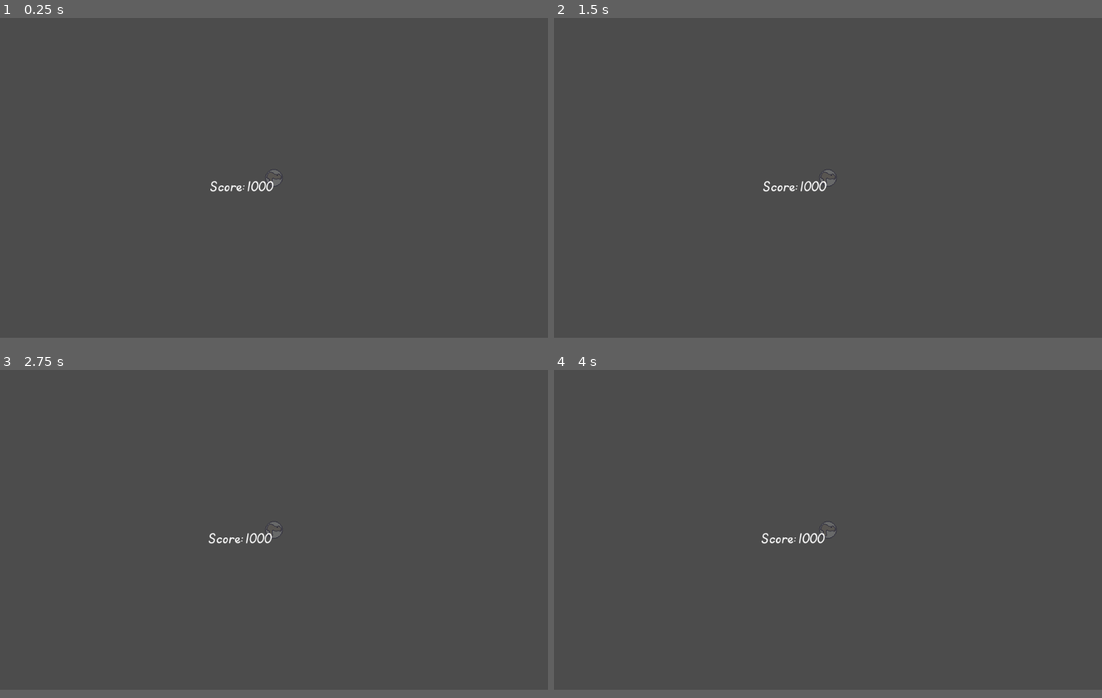
Above: before the commit, frames 1-4 (two rows, left to right).
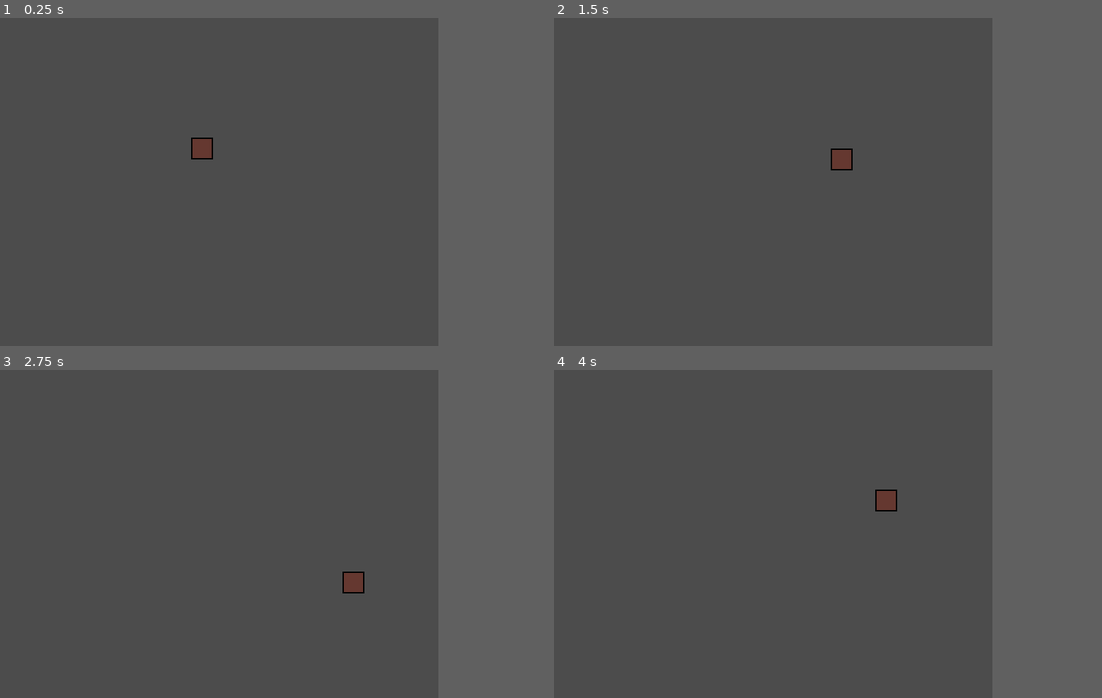
Above: after the commit, the same moments.

Repository: robbertstevens/gameoff2020
Game: Godot game, scene res://world.tscn
Two runs of this game, one before a commit and one after it. Both use one fixed random seed, a clock stepped at 60 frames per second and the inputs below.
Inputs:
- Up to frame 1 (0.25 s): no input
- Up to frame 2 (1.5 s): tap Enter (ui_accept, bound only before the commit) at 0.5, 0.6, 0.77, 1.07, 1.35 s; hold D (ui_right, bound only after the commit) 0.53-1.28 s; hold S (ui_down, bound only after the commit) from 1.28 s (still down)
- Up to frame 3 (2.75 s): tap Enter (ui_accept, bound only before the commit) at 1.52, 1.82, 2.1 s; release S (ui_down, bound only after the commit) at 2.03 s; hold D (ui_right, bound only after the commit) from 2.03 s (still down)
- Up to frame 4 (4 s): release D (ui_right, bound only after the commit) at 2.78 s; hold W (ui_up, bound only after the commit) 2.78-3.53 s; tap Enter (ui_accept, bound only before the commit) at 2.85, 3.02, 3.32, 3.6, 3.77 s; hold A (ui_left, bound only after the commit) from 3.53 s (still down)
In our replay, the window is 800x468 before the commit and 640x480 after it. These sizes can differ from the game's own. Grey fills any space a smaller window leaves; there, only what the larger window draws over its background counts as a difference.

The runs differ from the first frame. In frame 1, 0.5% of the frame differs, in the area x 34-52%, y 36-53%; in frame 2, 0.5%, in the area x 38-55%, y 39-53%; in frame 3, 0.5%; in frame 4, 0.5%.

Commit message:
Redo the whole project

Diff:
--- /dev/null
+++ b/Entities/Player.gd
@@ -0,0 +1,24 @@
+extends KinematicBody2D
+
+const MAX_SPEED: int = 80;
+const ACCELERATION: int = 500
+const FRICTION: int = 500;
+
+var velocity: Vector2 = Vector2.ZERO;
+
+func _physics_process(delta):
+	var axis = get_input_axis()
+
+	if axis != Vector2.ZERO:
+		velocity = velocity.move_toward(axis * MAX_SPEED, ACCELERATION * delta)
+	else:
+		velocity = velocity.move_toward(Vector2.ZERO, FRICTION * delta)
+
+	velocity = move_and_slide(velocity)
+
+
+func get_input_axis() -> Vector2:
+	var axis = Vector2.ZERO
+	axis.x = Input.get_action_strength("ui_right") - Input.get_action_strength("ui_left")
+	axis.y = Input.get_action_strength("ui_down") - Input.get_action_strength("ui_up")
+	return axis.normalized()
--- /dev/null
+++ b/Entities/Player.tscn
@@ -0,0 +1,16 @@
+[gd_scene load_steps=4 format=2]
+
+[ext_resource path="res://Assets/character.png" type="Texture" id=1]
+[ext_resource path="res://Entities/Player.gd" type="Script" id=2]
+
+[sub_resource type="CircleShape2D" id=1]
+radius = 8.0
+
+[node name="Player" type="KinematicBody2D"]
+script = ExtResource( 2 )
+
+[node name="Sprite" type="Sprite" parent="."]
+texture = ExtResource( 1 )
+
+[node name="CollisionShape2D" type="CollisionShape2D" parent="."]
+shape = SubResource( 1 )
--- a/black_hole/black_hole.gd
+++ /dev/null
@@ -1,16 +0,0 @@
-extends Node2D
-
-# Declare member variables here. Examples:
-# var a = 2
-# var b = "text"
-
-
-# Called when the node enters the scene tree for the first time.
-func _ready():
-
-	pass # Replace with function body.
-
-
-# Called every frame. 'delta' is the elapsed time since the previous frame.
-#func _process(delta):
-#	pass
--- a/black_hole/black_hole.tscn
+++ /dev/null
@@ -1,15 +0,0 @@
-[gd_scene load_steps=3 format=2]
-
-[ext_resource path="res://black_hole/black_hole.png" type="Texture" id=1]
-[ext_resource path="res://black_hole/black_hole.gd" type="Script" id=2]
-
-[node name="black_hole" type="StaticBody2D"]
-script = ExtResource( 2 )
-
-[node name="CollisionPolygon2D" type="CollisionPolygon2D" parent="."]
-scale = Vector2( 1.68921, 1.72049 )
-build_mode = 1
-polygon = PoolVector2Array( -3.50867, -1.06658, -1.16293, -3.41921, 1.14498, -3.40682, 3.52856, -1.06658, 3.51595, 1.14983, 1.15759, 3.45293, -1.2386, 3.44054, -3.55912, 1.07554 )
-
-[node name="black_hole" type="Sprite" parent="."]
-texture = ExtResource( 1 )
--- a/moon/moon.gd
+++ /dev/null
@@ -1,42 +0,0 @@
-extends KinematicBody2D
-
-onready var ray = $RayCast2D
-
-
-var direction = Vector2()
-var speed = 0
-
-var charging = true
-var charge_power = 0
-var max_power = 10
-
-func _process(delta):
-	speed -= delta
-
-	speed = max(speed, 0)
-
-	if speed > 0:
-		charging = false
-	else:
-		charging = true
-
-func _physics_process(delta):
-	var collider = move_and_collide(direction * speed * delta)
-
-	if collider:
-		direction = direction.bounce(collider.normal)
-
-
-func _input(event):
-	if event.is_action("ui_accept") and charging:
-		charge_power += 1
-		charge_power = min(charge_power, max_power)
-
-		print(charge_power)
-
-	if event.is_action_released("ui_accept"):
-		speed = charge_power
-		direction = Vector2.RIGHT * speed
-		charge_power = 0
-		print(speed)
-		print(direction)
--- a/moon/moon.tscn
+++ /dev/null
@@ -1,21 +0,0 @@
-[gd_scene load_steps=4 format=2]
-
-[ext_resource path="res://moon/moon.png" type="Texture" id=1]
-[ext_resource path="res://moon/moon.gd" type="Script" id=2]
-
-[sub_resource type="CircleShape2D" id=1]
-radius = 13.8517
-
-[node name="Moon" type="KinematicBody2D"]
-script = ExtResource( 2 )
-
-[node name="moon" type="Sprite" parent="."]
-texture = ExtResource( 1 )
-
-[node name="CollisionShape2D" type="CollisionShape2D" parent="."]
-shape = SubResource( 1 )
-
-[node name="Camera2D" type="Camera2D" parent="."]
-current = true
-
-[node name="RayCast2D" type="RayCast2D" parent="."]
--- a/project.godot
+++ b/project.godot
@@ -18,6 +18,94 @@
 config/name="gameoff2020"
 run/main_scene="res://world.tscn"
 
+[display]
+
+window/size/width=320
+window/size/height=240
+window/size/test_width=1280
+window/size/test_height=960
+window/stretch/mode="2d"
+window/stretch/aspect="expand"
+
+[input]
+
+ui_accept={
+"deadzone": 0.5,
+"events": [  ]
+}
+ui_select={
+"deadzone": 0.5,
+"events": [  ]
+}
+ui_cancel={
+"deadzone": 0.5,
+"events": [  ]
+}
+ui_focus_next={
+"deadzone": 0.5,
+"events": [  ]
+}
+ui_focus_prev={
+"deadzone": 0.5,
+"events": [  ]
+}
+ui_left={
+"deadzone": 0.5,
+"events": [ Object(InputEventKey,"resource_local_to_scene":false,"resource_name":"","device":0,"alt":false,"shift":false,"control":false,"meta":false,"command":false,"pressed":false,"scancode":65,"unicode":0,"echo":false,"script":null)
+ ]
+}
+ui_right={
+"deadzone": 0.5,
+"events": [ Object(InputEventKey,"resource_local_to_scene":false,"resource_name":"","device":0,"alt":false,"shift":false,"control":false,"meta":false,"command":false,"pressed":false,"scancode":68,"unicode":0,"echo":false,"script":null)
+ ]
+}
+ui_up={
+"deadzone": 0.5,
+"events": [ Object(InputEventKey,"resource_local_to_scene":false,"resource_name":"","device":0,"alt":false,"shift":false,"control":false,"meta":false,"command":false,"pressed":false,"scancode":87,"unicode":0,"echo":false,"script":null)
+ ]
+}
+ui_down={
+"deadzone": 0.5,
+"events": [ Object(InputEventKey,"resource_local_to_scene":false,"resource_name":"","device":0,"alt":false,"shift":false,"control":false,"meta":false,"command":false,"pressed":false,"scancode":83,"unicode":0,"echo":false,"script":null)
+ ]
+}
+ui_page_up={
+"deadzone": 0.5,
+"events": [  ]
+}
+ui_page_down={
+"deadzone": 0.5,
+"events": [  ]
+}
+ui_home={
+"deadzone": 0.5,
+"events": [  ]
+}
+ui_end={
+"deadzone": 0.5,
+"events": [  ]
+}
+ui_aim_right={
+"deadzone": 0.5,
+"events": [ Object(InputEventKey,"resource_local_to_scene":false,"resource_name":"","device":0,"alt":false,"shift":false,"control":false,"meta":false,"command":false,"pressed":false,"scancode":16777233,"unicode":0,"echo":false,"script":null)
+ ]
+}
+ui_aim_up={
+"deadzone": 0.5,
+"events": [ Object(InputEventKey,"resource_local_to_scene":false,"resource_name":"","device":0,"alt":false,"shift":false,"control":false,"meta":false,"command":false,"pressed":false,"scancode":16777232,"unicode":0,"echo":false,"script":null)
+ ]
+}
+ui_aim_down={
+"deadzone": 0.5,
+"events": [ Object(InputEventKey,"resource_local_to_scene":false,"resource_name":"","device":0,"alt":false,"shift":false,"control":false,"meta":false,"command":false,"pressed":false,"scancode":16777234,"unicode":0,"echo":false,"script":null)
+ ]
+}
+ui_aim_left={
+"deadzone": 0.5,
+"events": [ Object(InputEventKey,"resource_local_to_scene":false,"resource_name":"","device":0,"alt":false,"shift":false,"control":false,"meta":false,"command":false,"pressed":false,"scancode":16777231,"unicode":0,"echo":false,"script":null)
+ ]
+}
+
 [rendering]
 
 environment/default_environment="res://default_env.tres"
--- a/ui/label.tres
+++ /dev/null
@@ -1,7 +0,0 @@
-[gd_resource type="DynamicFont" load_steps=2 format=2]
-
-[ext_resource path="res://fonts/KGPrimaryItalics.ttf" type="DynamicFontData" id=1]
-
-[resource]
-size = 30
-font_data = ExtResource( 1 )
--- a/ui/ui.tscn
+++ /dev/null
@@ -1,46 +0,0 @@
-[gd_scene load_steps=2 format=2]
-
-[ext_resource path="res://ui/label.tres" type="DynamicFont" id=1]
-
-[node name="ui" type="Control"]
-anchor_right = 1.0
-anchor_bottom = 1.0
-margin_left = -1.19814
-margin_top = 0.813766
-margin_right = -1.19812
-margin_bottom = 0.813782
-__meta__ = {
-"_edit_use_anchors_": false
-}
-
-[node name="Score" type="NinePatchRect" parent="."]
-anchor_left = 1.0
-anchor_right = 1.0
-margin_left = -78.0
-margin_bottom = 40.0
-__meta__ = {
-"_edit_use_anchors_": false
-}
-
-[node name="Label" type="Label" parent="Score"]
-anchor_left = 1.0
-anchor_right = 1.0
-margin_left = -119.0
-margin_right = -52.0
-margin_bottom = 32.0
-custom_fonts/font = ExtResource( 1 )
-text = "Score:"
-__meta__ = {
-"_edit_use_anchors_": false
-}
-
-[node name="Score" type="Label" parent="Score"]
-anchor_left = 1.0
-anchor_right = 1.0
-margin_left = -49.0
-margin_bottom = 32.0
-custom_fonts/font = ExtResource( 1 )
-text = "1000"
-__meta__ = {
-"_edit_use_anchors_": false
-}
--- a/wall.tscn
+++ /dev/null
@@ -1,9 +0,0 @@
-[gd_scene load_steps=2 format=2]
-
-[sub_resource type="RectangleShape2D" id=1]
-extents = Vector2( 7.24638, 21.4853 )
-
-[node name="Node2D" type="StaticBody2D"]
-
-[node name="CollisionShape2D" type="CollisionShape2D" parent="."]
-shape = SubResource( 1 )
--- a/world.tscn
+++ b/world.tscn
@@ -1,14 +1,8 @@
-[gd_scene load_steps=4 format=2]
+[gd_scene load_steps=2 format=2]
 
-[ext_resource path="res://wall.tscn" type="PackedScene" id=1]
-[ext_resource path="res://moon/moon.tscn" type="PackedScene" id=2]
-[ext_resource path="res://ui/ui.tscn" type="PackedScene" id=3]
+[ext_resource path="res://Entities/Player.tscn" type="PackedScene" id=1]
 
-[node name="Node2D" type="Node2D"]
+[node name="World" type="Node2D"]
 
-[node name="Moon" parent="." instance=ExtResource( 2 )]
-
-[node name="Node2D" parent="." instance=ExtResource( 1 )]
-position = Vector2( 172.267, 0 )
-
-[node name="ui" parent="." instance=ExtResource( 3 )]
+[node name="Player" parent="." instance=ExtResource( 1 )]
+position = Vector2( 147.578, 95.6138 )
Binary file added: Assets/Source/character.aseprite
Binary file added: Assets/Source/shot_glass.aseprite
Binary file added: Assets/character.png
Not shown, changed: Assets/character.png.import
Binary file removed: black_hole/black_hole.aseprite
Binary file removed: black_hole/black_hole.png
Not shown, removed: black_hole/black_hole.png.import
Binary file removed: fonts/KGPrimaryItalics.ttf
Binary file removed: fonts/KGPrimaryItalicsLined.ttf
Binary file removed: fonts/Space kids.otf
Binary file removed: moon/moon.aseprite
Binary file removed: moon/moon.png
(and 1 more such lines)
